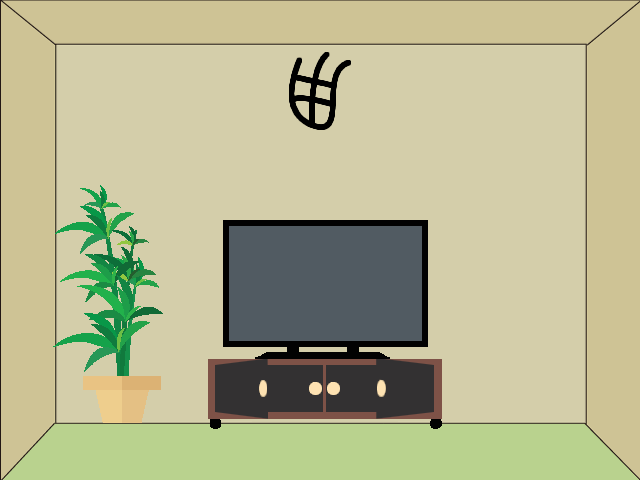
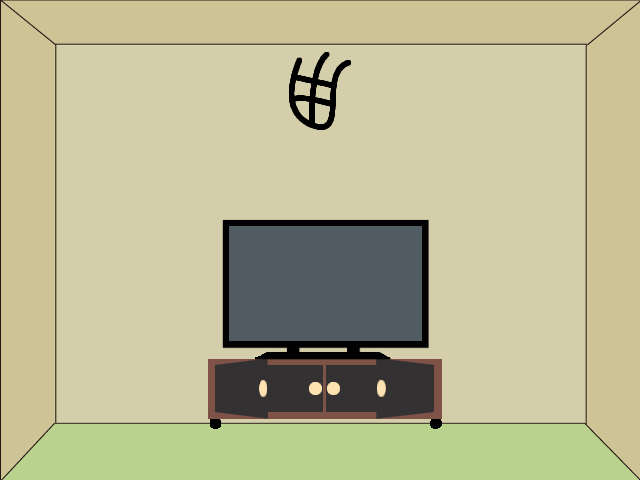
Comparing the layer stacks of the two 640px x 480px images. Changes:
hid "plant" over [53, 185, 163, 423]
added layer "tv_broken" above "left_drawer_open" over [222, 219, 429, 360]
